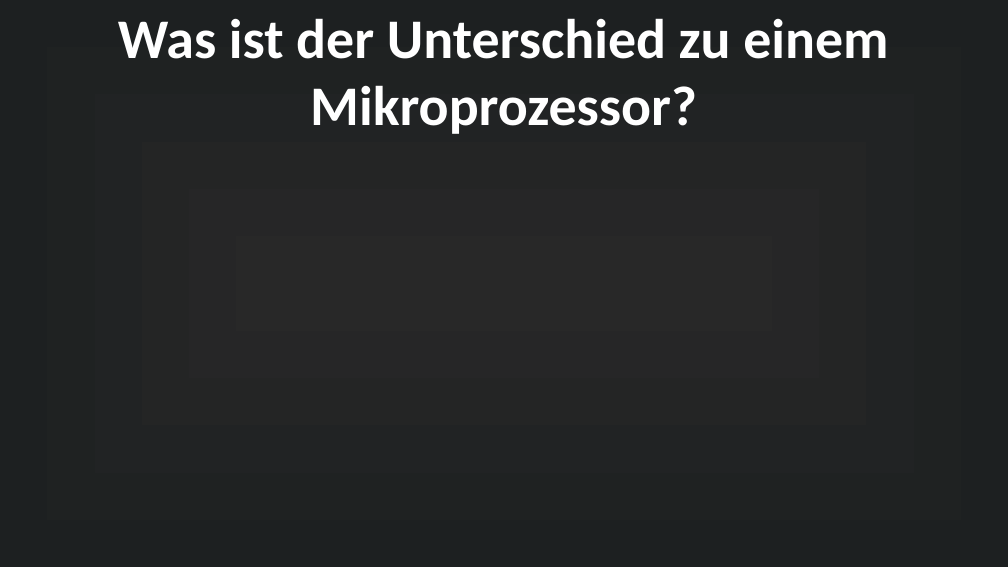
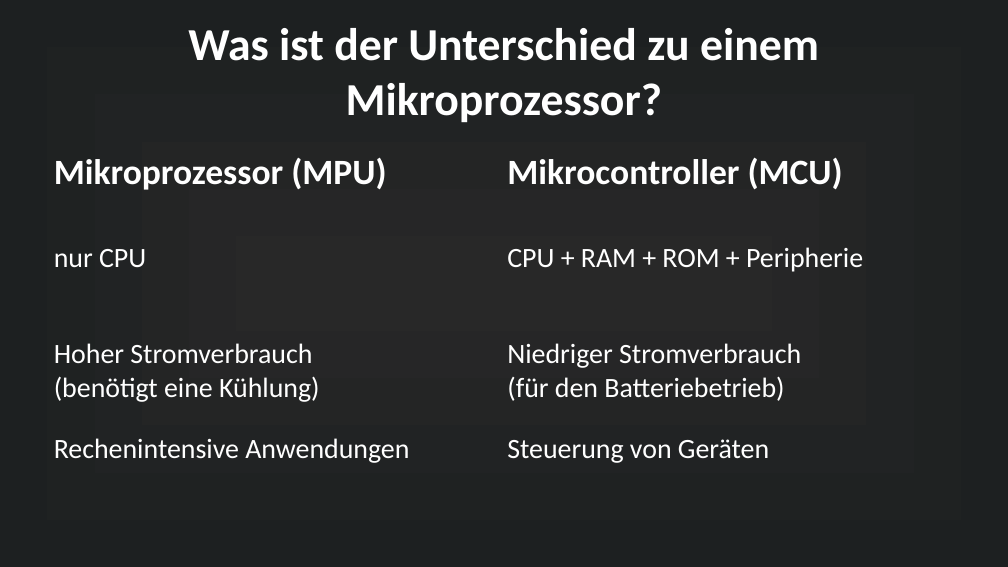
Before and after one commit to MuffinKran24/IMP_GFS, a slide deck: slide 7 of Mikrocontroller_GFS.odp. Drawn at 1008x567 pixels with LibreOffice and Linux fonts; fonts in the diff are those of the drawing. Boxes give left, top, right and bottom in pixels: in the first picture for what was removed or moved away, otherwise in the second. Text is boxed around its words. In the diff, an @@ line names an element or a change of style, - is before the commit and + after.

```diff
--- a/Mikrocontroller_GFS.odp
+++ b/Mikrocontroller_GFS.odp
@@ title "Was ist der Unterschied zu ..." at (188, 28, 819, 123): size 44 to 36 pt @@
@@ table added at (50, 146, 958, 523), 4 rows, 2 columns @@
+Mikroprozessor (MPU) | Mikrocontroller (MCU)
+nur CPU | CPU + RAM + ROM + Peripherie
+Hoher Stromverbrauch / (benötigt eine Kühlung) | Niedriger Stromverbrauch / (für den Batteriebetrieb)
+Rechenintensive Anwendungen | Steuerung von Geräten
```
Also in this commit, not shown: 1 other slide changed, 2 other files.
